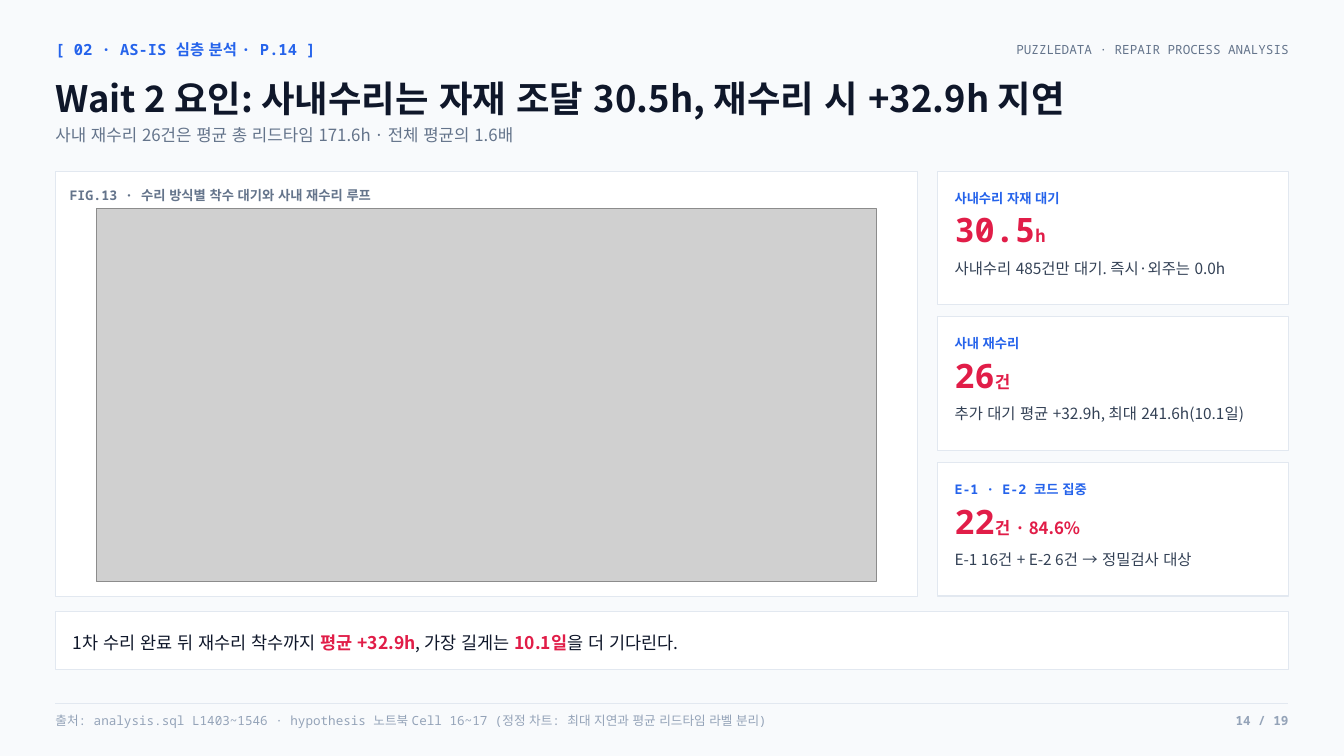
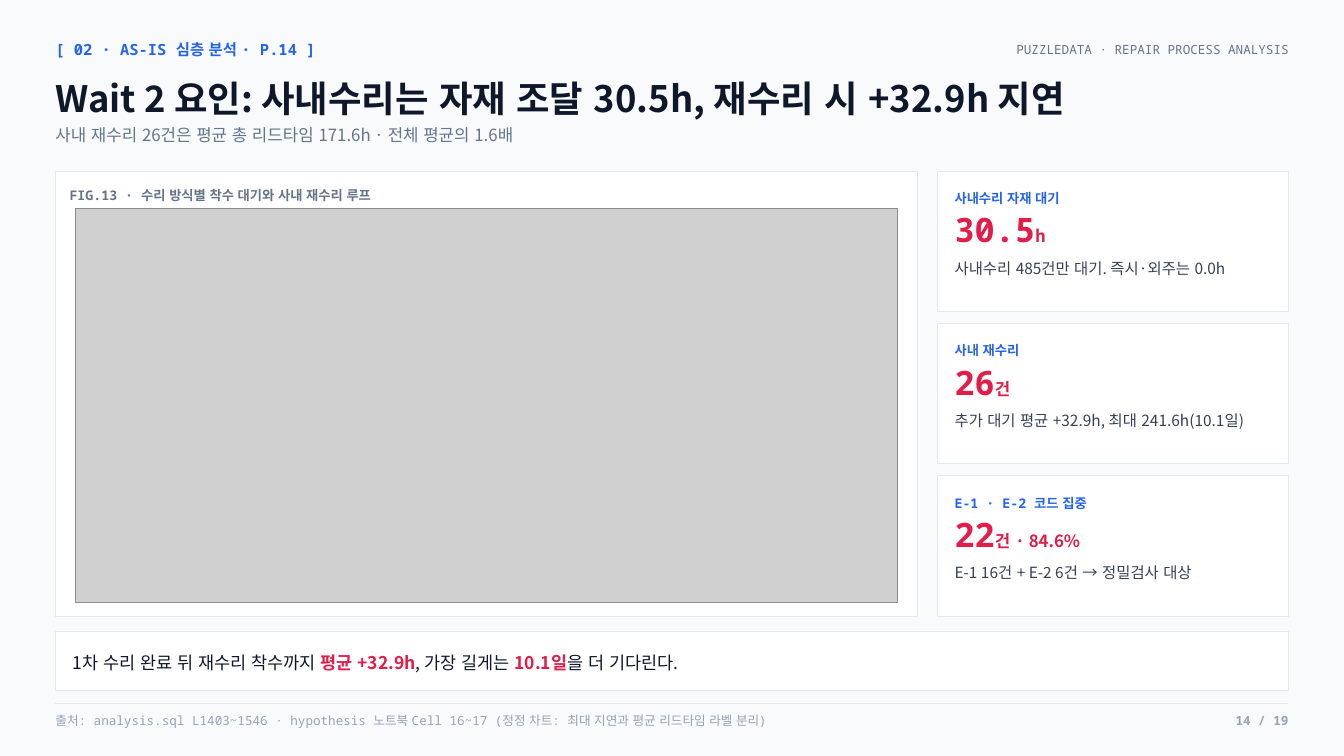
Before and after one commit to nus1245/puzzle_data, a slide deck: slide 14 of outputs/pptx/puzzledata_repair_report.pptx. Drawn at 1344x756 pixels with LibreOffice and Linux fonts; fonts in the diff are those of the drawing; grey boxes stand for pictures. Boxes give left, top, right and bottom in pixels: in the first picture for what was removed or moved away, otherwise in the second. Text is boxed around its words. In the diff, an @@ line names an element or a change of style, - is before the commit and + after.

```diff
--- a/outputs/pptx/puzzledata_repair_report.pptx
+++ b/outputs/pptx/puzzledata_repair_report.pptx
@@ rectangle: place and size @@
-rectangle at [55, 171, 918, 596]
+rectangle at [55, 171, 918, 616]
@@ rectangle: place and size @@
-rectangle at [938, 171, 1289, 304]
+rectangle at [938, 171, 1289, 312]
@@ picture: place and size @@
-picture at [97, 209, 877, 582]
+picture at [76, 209, 898, 602]
@@ rectangle: place and size @@
-rectangle at [938, 317, 1289, 450]
+rectangle at [938, 324, 1289, 464]
@@ 3 texts: place and size @@
-3 texts at [955, 337, 1271, 422]
+3 texts at [955, 344, 1271, 429]
@@ rectangle: place and size @@
-rectangle at [938, 463, 1289, 596]
+rectangle at [938, 476, 1289, 616]
@@ 3 texts: place and size @@
-3 texts at [955, 483, 1191, 566]
+3 texts at [955, 497, 1191, 579]
@@ rectangle: place and size @@
-rectangle at [55, 611, 1289, 669]
+rectangle at [55, 631, 1289, 690]
@@ text "1차 수리 완료 뒤 재수리 ...": place and size @@
-text "1차 수리 완료 뒤 재수리 ..." at [73, 634, 678, 652]
+text "1차 수리 완료 뒤 재수리 ..." at [73, 654, 678, 672]
```
Also in this commit, not shown: 5 other slides changed, 11 other files.
